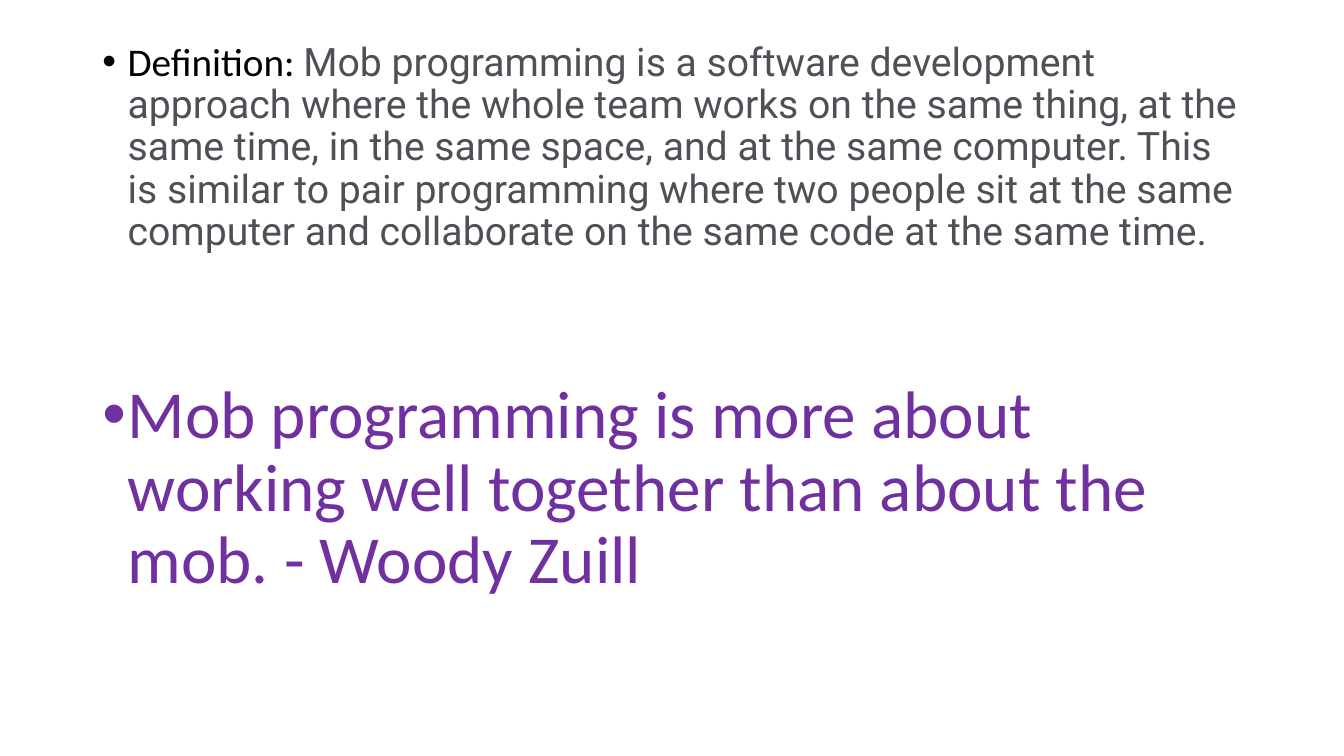
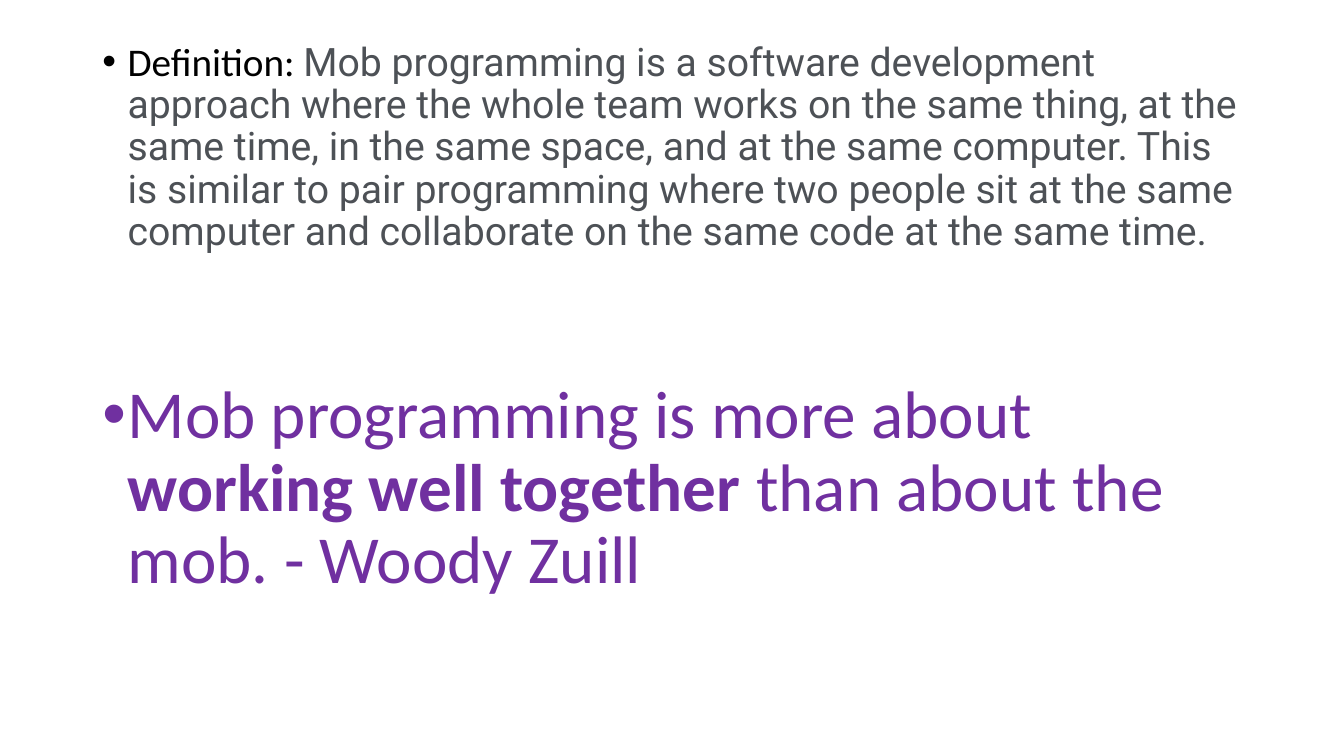
Before and after one commit to jonathan-r-jones/Mob-Programming-Demo, a slide deck: slide 2 of mob.pptx. Drawn at 1344x756 pixels with LibreOffice and Linux fonts; fonts in the diff are those of the drawing. Boxes give left, top, right and bottom in pixels: in the first picture for what was removed or moved away, otherwise in the second. Text is boxed around its words. In the diff, an @@ line names an element or a change of style, - is before the commit and + after.

Commit message:
Dec-17-2020_1:23_PM

```diff
--- a/mob.pptx
+++ b/mob.pptx
@@ text at [128, 391, 1163, 594]: bold on in "working well together" @@
```
